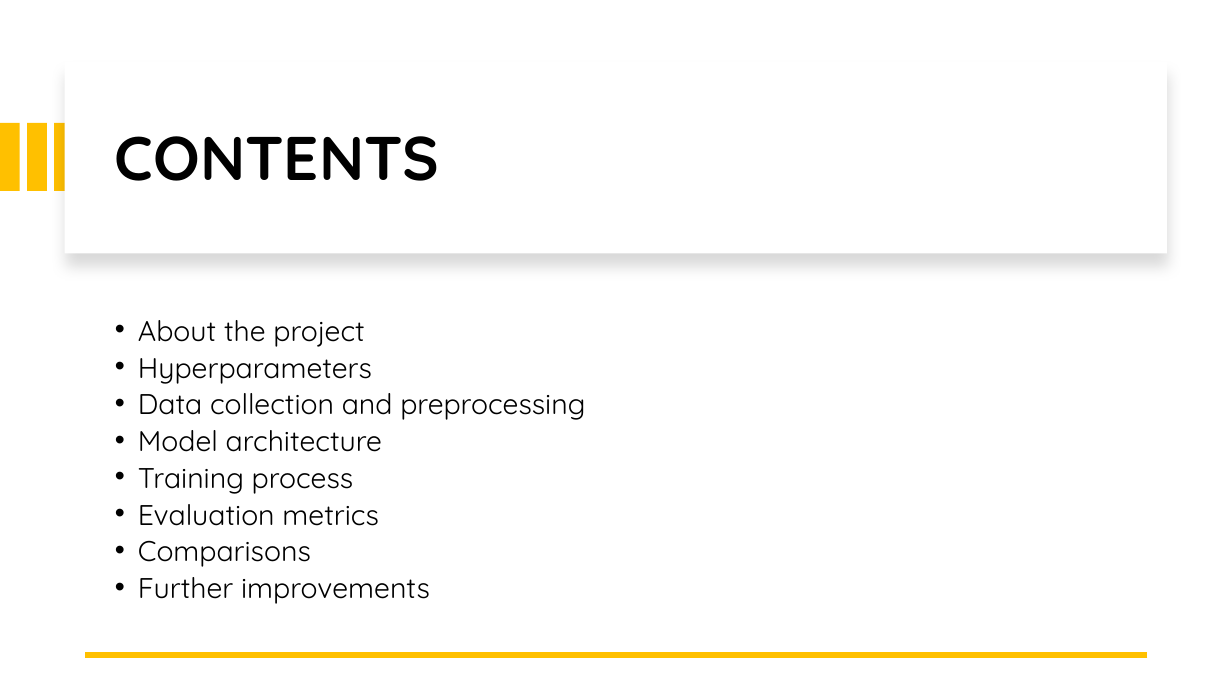
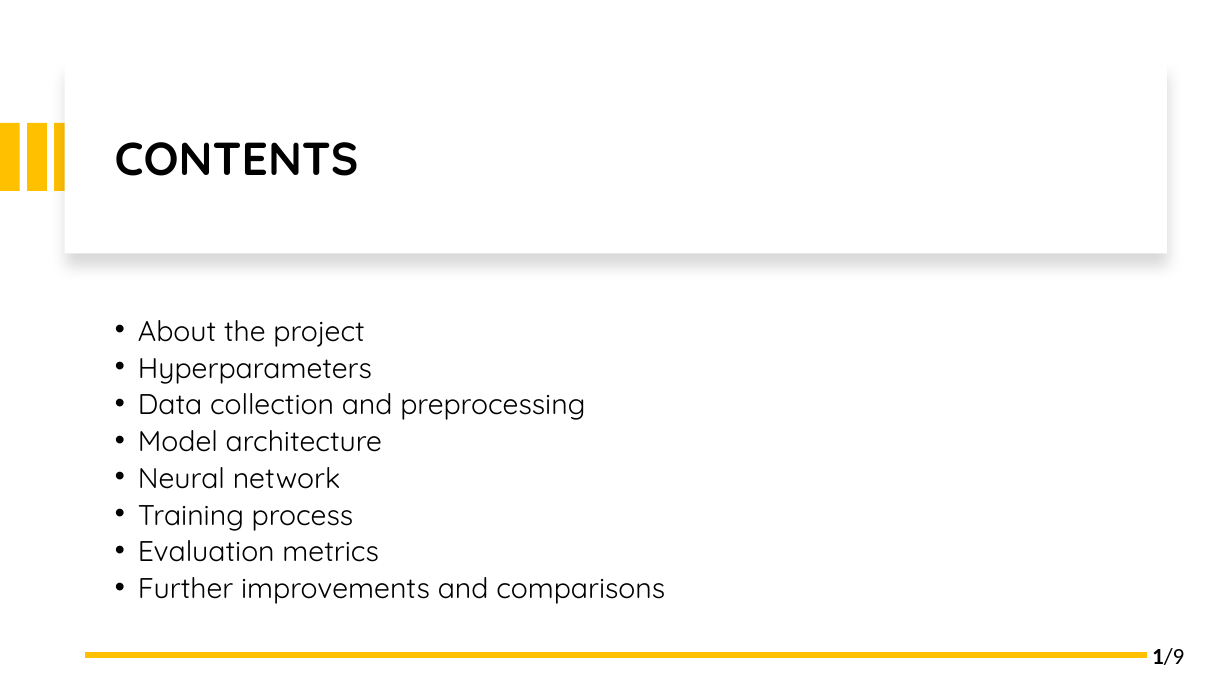
Before and after one commit to 0xbalazstoth/Projektmunka, a slide deck: slide 2 of publikacio/Artificial intelligence-based spam filtering with neurolinguistic approach using.pptx. Drawn at 1232x693 pixels with LibreOffice and Linux fonts; fonts in the diff are those of the drawing. Boxes give left, top, right and bottom in pixels: in the first picture for what was removed or moved away, otherwise in the second. Text is boxed around its words. In the diff, an @@ line names an element or a change of style, - is before the commit and + after.

```diff
--- a/publikacio/Artificial intelligence-based spam filtering with neurolinguistic approach using.pptx
+++ b/publikacio/Artificial intelligence-based spam filtering with neurolinguistic approach using.pptx
@@ title "CONTENTS" at <box>115,142,359,176</box>: size 48 to 36 pt @@
@@ text at <box>138,467,341,489</box>: paragraph added @@
+• Neural network
@@ text at <box>138,577,665,604</box>: text changed @@
-• Comparisons
-• Further improvements
+• Further improvements and comparisons
@@ text added at <box>1152,648,1184,665</box>, 18 pt, text #000000 @@
+1/9
```
Also in this commit, not shown: 6 other slides changed, 3 slides added, 1 slide removed, 28 other files.
